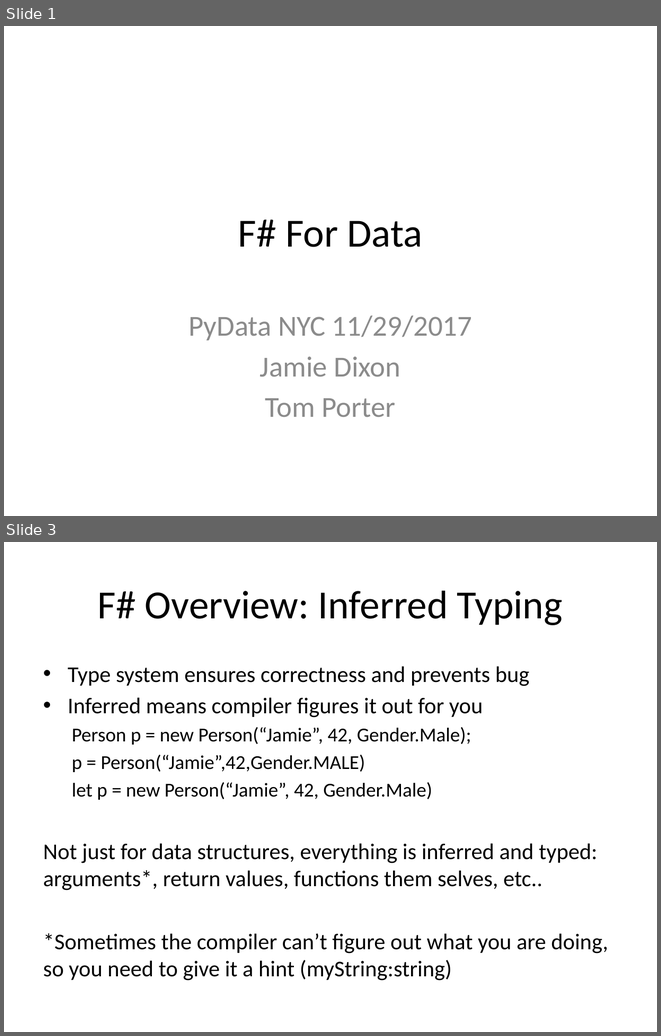
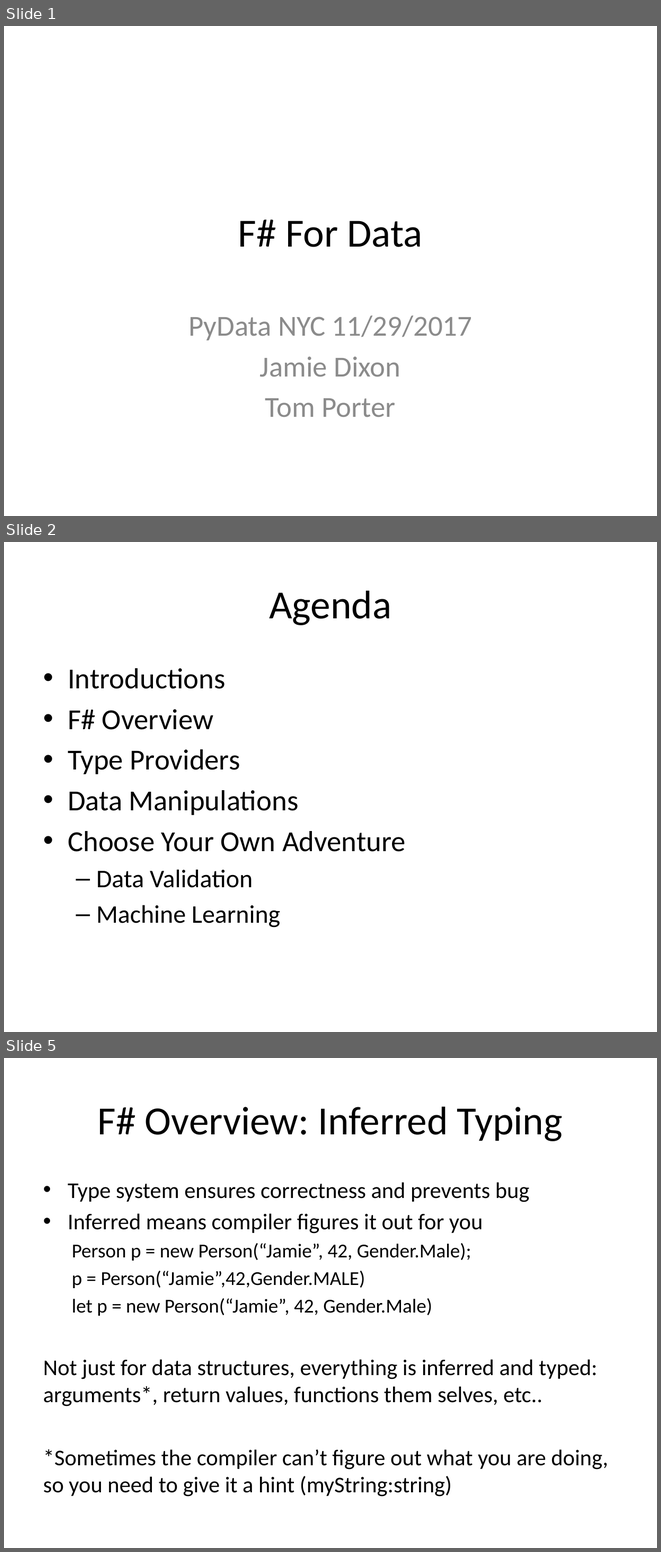
Before and after one commit to AlanGitHub00/PydataNYC, a slide deck: presentation/FSharpForData.pptx. Shown one above the other, each under a label of ours: slides 1 and 3 before the commit, slides 1, 2 and 5 after it; the slides between them are not shown. The pictures are 661x1036 and 661x1552 pixels, drawn with LibreOffice and Linux fonts; fonts in the diff are those of the drawing. Boxes give left, top, right and bottom in pixels: in the first picture for what was removed or moved away, otherwise in the second. Text is boxed around its words. In the diff, an @@ line names an element or a change of style, - is before the commit and + after.

Commit message:
Added Data Manipulation

```diff
--- a/presentation/FSharpForData.pptx
+++ b/presentation/FSharpForData.pptx
@@ slide 2 added at <box>4,542,657,1032</box>, background #FFFFFF @@
@@ title added at <box>269,590,391,625</box>, 44 pt, text #000000 @@
+Agenda
@@ text added at <box>68,668,406,927</box>, 32 pt, text #000000 @@
+• Introductions
+• F# Overview
+• Type Providers
+• Data Manipulations
+• Choose Your Own Adventure
+  – Data Validation
+  – Machine Learning
@@ what was slide 3 is now slide 5 @@
```
Also in this commit, not shown: 1 slide changed, 11 other slides added, 8 other files.
